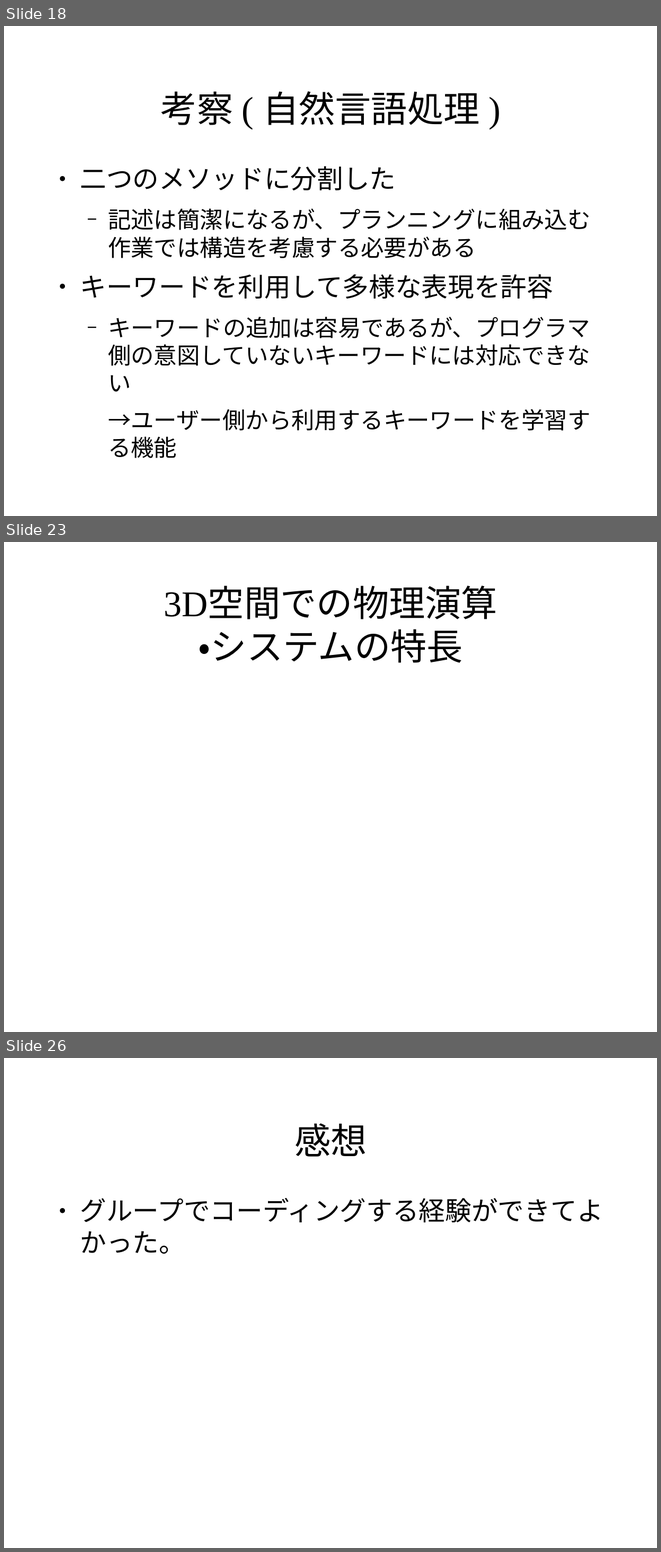
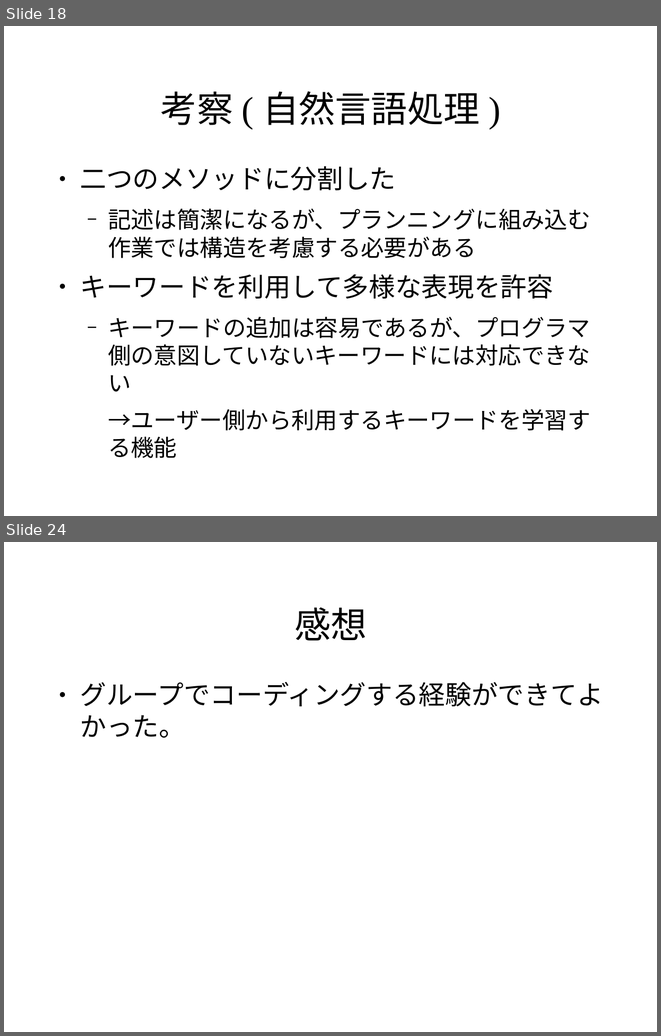
Before and after one commit to pamyupamyu/rep8, a slide deck: グループ1 発表スライド.odp. Shown one above the other, each under a label of ours: slides 18, 23 and 26 before the commit, slides 18 and 24 after it; the slides between them are not shown. The pictures are 661x1552 and 661x1036 pixels, drawn with LibreOffice and Linux fonts; fonts in the diff are those of the drawing; background and template pictures are left out. Boxes give left, top, right and bottom in pixels: in the first picture for what was removed or moved away, otherwise in the second. Text is boxed around its words. In the diff, an @@ line names an element or a change of style, - is before the commit and + after.

```diff
--- a/グループ1 発表スライド.odp
+++ b/グループ1 発表スライド.odp
@@ slide 23 removed at box(4, 542, 657, 1032), background picture (left out) @@
@@ title removed at box(164, 588, 497, 663) @@
-3D空間での物理演算
-・システムの特長
@@ what was slide 26 is now slide 24 @@
```
Also in this commit, not shown: 2 slides changed, 3 slides added, 4 other slides removed.
